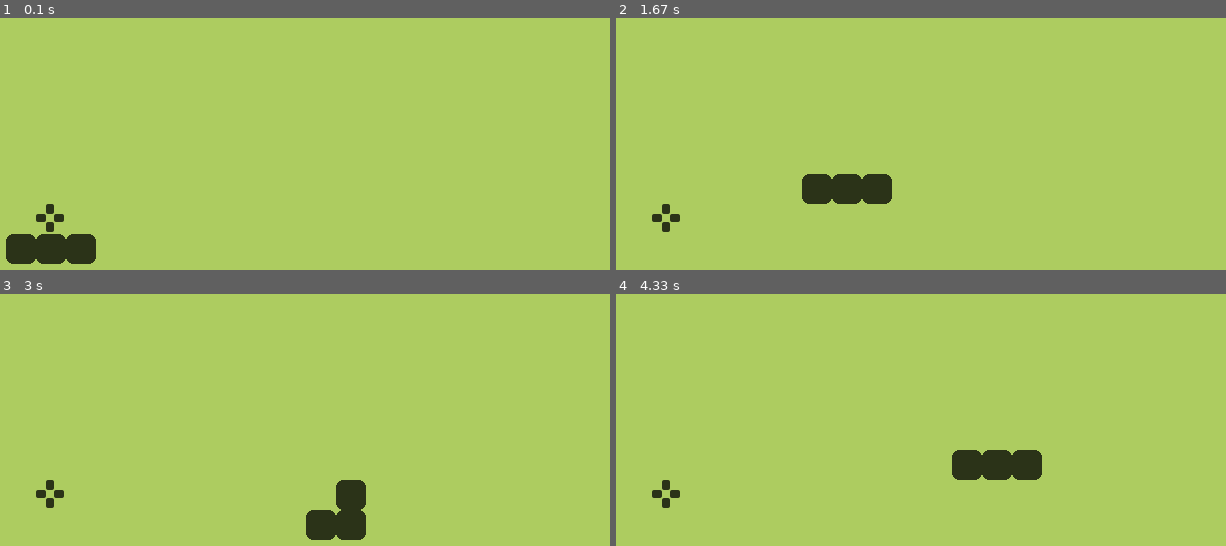
Above: before the commit, frames 1-4 (two rows, left to right).
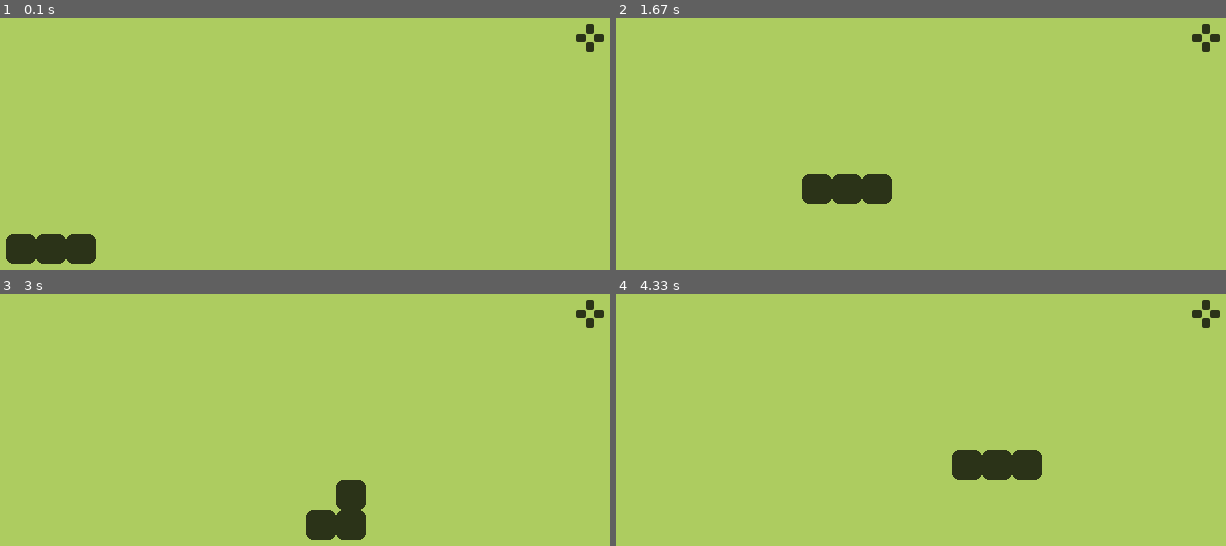
Above: after the commit, the same moments.

Repository: Trickaay/Pygame---Snake
Game: pygame game, started from snake.py
Same seed, same stepped clock (60 frames per second), same inputs: the game is played once before the commit and once after it.
Inputs:
- Up to frame 1 (0.1 s): no input
- Up to frame 2 (1.67 s): hold Up 0.83-1.3 s; hold Right from 1.33 s (still down)
- Up to frame 3 (3 s): release Right at 1.8 s; hold Down 2.4-2.7 s; hold Left from 2.73 s (still down)
- Up to frame 4 (4.33 s): release Left at 3.13 s; hold Up 3.17-3.53 s; hold Right 3.57-4.2 s; hold Down from 4.23 s (still down)

The runs differ from the first frame. In frame 1, 0.4% of the frame differs, in the area x 5-100%, y 2-85%; in frame 2, 0.4%; in frame 3, 0.4%; in frame 4, 0.4%.

Commit message:
Make snake eat the food
Added collision detection and random position for new food spawn

Diff:
--- a/snake.py
+++ b/snake.py
@@ -10,17 +10,23 @@
 number_of_cells = 25
 
 class Food:
-    def __init__(self):
-        self.position = self.generate_random_pos()
+    def __init__(self, snake_body):
+        self.position = self.generate_random_pos(snake_body)
 
     def draw(self):
         food_rect = pygame.Rect(self.position.x*cell_size, self.position.y*cell_size, cell_size, cell_size)
         screen.blit(food_surface, food_rect)
 
-    def generate_random_pos(self):
-        x = random.randint(0, number_of_cells-1)
-        y = random.randint(0, number_of_cells-1)
-        position = Vector2(x, y)
+    def generate_random_cell(self):
+        x = random.randint(0, number_of_cells - 1)
+        y = random.randint(0, number_of_cells - 1)
+        return Vector2(x, y)
+
+    def generate_random_pos(self, snake_body):
+
+        position = self.generate_random_cell()
+        while position in snake_body:
+            position = self.generate_random_cell()
         return position
 
 class Snake:
@@ -37,10 +43,11 @@
         self.body = self.body[:-1]
         self.body.insert(0, self.body[0] + self.direction)
 
+
 class Game:
     def __init__(self):
         self.snake = Snake()
-        self.food = Food()
+        self.food = Food(self.snake.body)
 
     def draw(self):
         self.snake.draw()
@@ -48,6 +55,11 @@
 
     def update(self):
         self.snake.update()
+        self.check_collision_with_food()
+
+    def check_collision_with_food(self):
+        if self.snake.body[0] == self.food.position:
+            self.food.position = self.food.generate_random_pos(self.snake.body)
 
 
 
